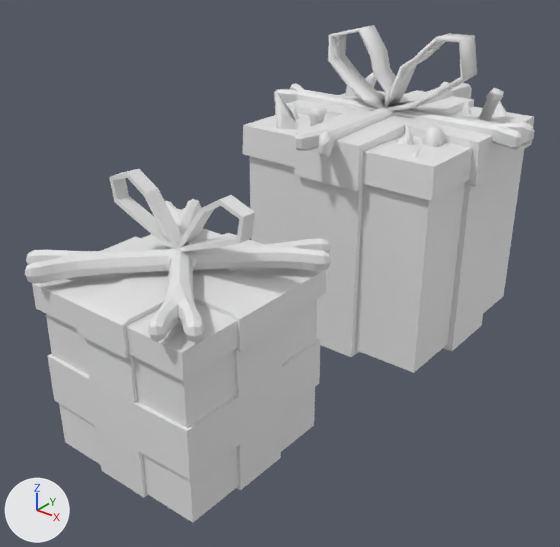
A saved change to the FBX model charonsCorner/Assets/Art/models/props/gift_box/gift_box.fbx.
Before and after are seen from a 50 mm lens placed at (0.976, -1.665, 1.024), pointed at (-0.03, -0.407, 0.245). Every picture has the same lights, and +X, +Y and +Z are marked at lower left. The first picture is the older version. Where no turn or scale is listed for an object, it has been applied to the vertices.

The first picture shows 'Box Style 2', 'Box style 1'.
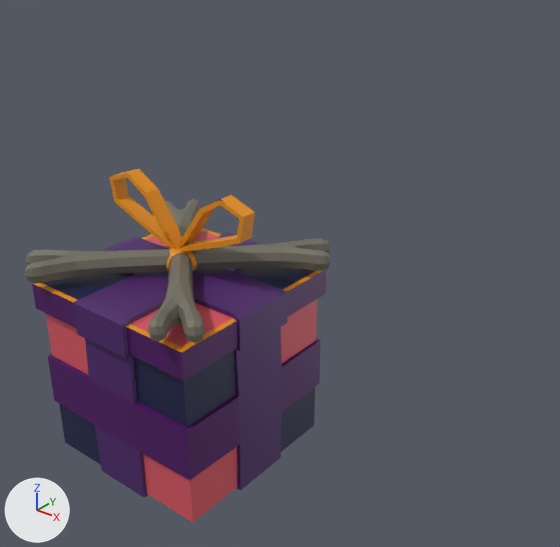
The change, as JSON lines over the scene's bpy script:
```json
{"op": "add", "block": "img_gift_edges_png", "code": ["img_gift_edges_png = load_image('Gift Edges.png', '_unpacked/Gift_Edges.png', 1024, 1024, 'sRGB')"]}
{"op": "add", "block": "mat_gift_box_1_texture", "code": ["mat_gift_box_1_texture = principled_material('Gift Box 1 Texture')", "mat_gift_box_1_texture.texture = img_gift_edges_png  # with its transparency"]}
{"block": "me_plane_001", "where": "me_plane_001.from_pydata(...)  # 716 vertices, 670 faces; spans x -0.228..0.228, y -0.228..0.228, z -0.391..0.173"}
{"block": "me_plane_001", "where": "# used by ob_box_style_1; location = (0.0, -0.743, 0.387)"}
{"block": "me_plane_001", "change": "me_plane_001 part 1: texture (UV) coordinates of 670 of 670 faces, centred in x -0.224..0.225, y -0.225..0.224, z -0.391..0.163, changed; they spanned u 0.33..0.58, v 0.64..0.7 and now span u 0.0..1.0, v 0.0..0.99"}
{"op": "add", "block": "me_plane_001", "code": "me_plane_001.materials.append(mat_gift_box_1_texture)  # picture img_gift_edges_png"}
{"op": "remove", "block": "ob_box_style_2", "code": ["ob_box_style_2 = bpy.data.objects.new('Box Style 2', me_cone_002)", "ob_box_style_2.location = (0.202, 0.213, 0.53)"]}
```

Location of each change, [x1, y1, x2, y2] in pixels of the pictures (560 x 547 px):
```json
{"object": "Box style 1", "change": "recoloured, surface changed", "before": [25, 169, 331, 523], "after": [25, 169, 331, 523], "on screen": "white to purple"}
{"object": "Box Style 2", "change": "deleted", "before": [243, 25, 535, 373]}
```
